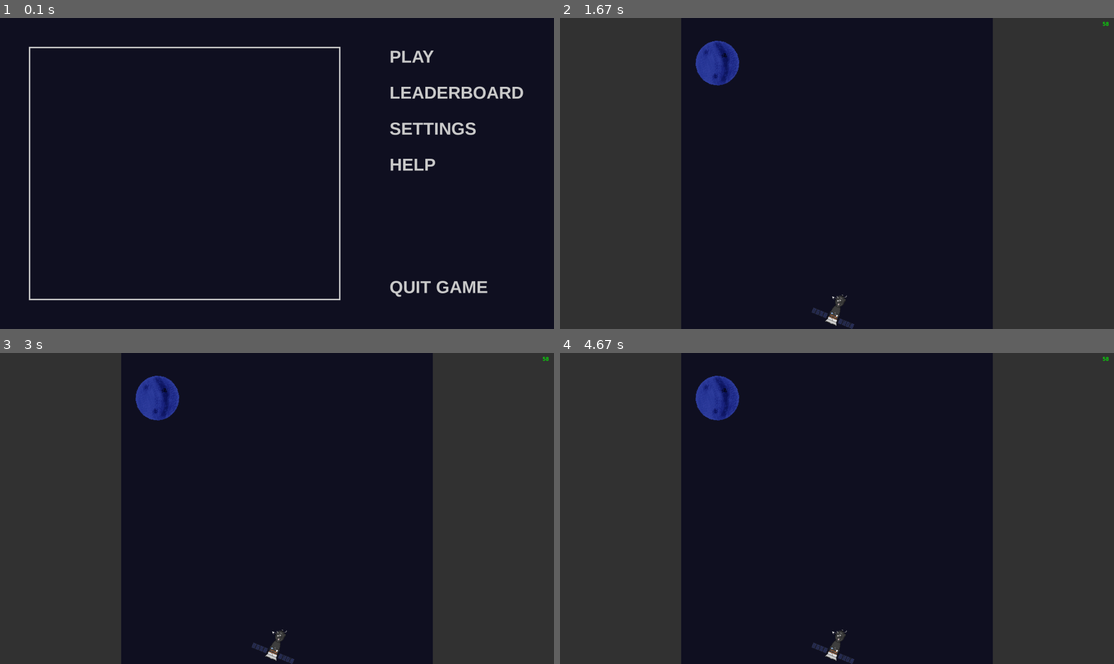
Above: before the commit, frames 1-4 (two rows, left to right).
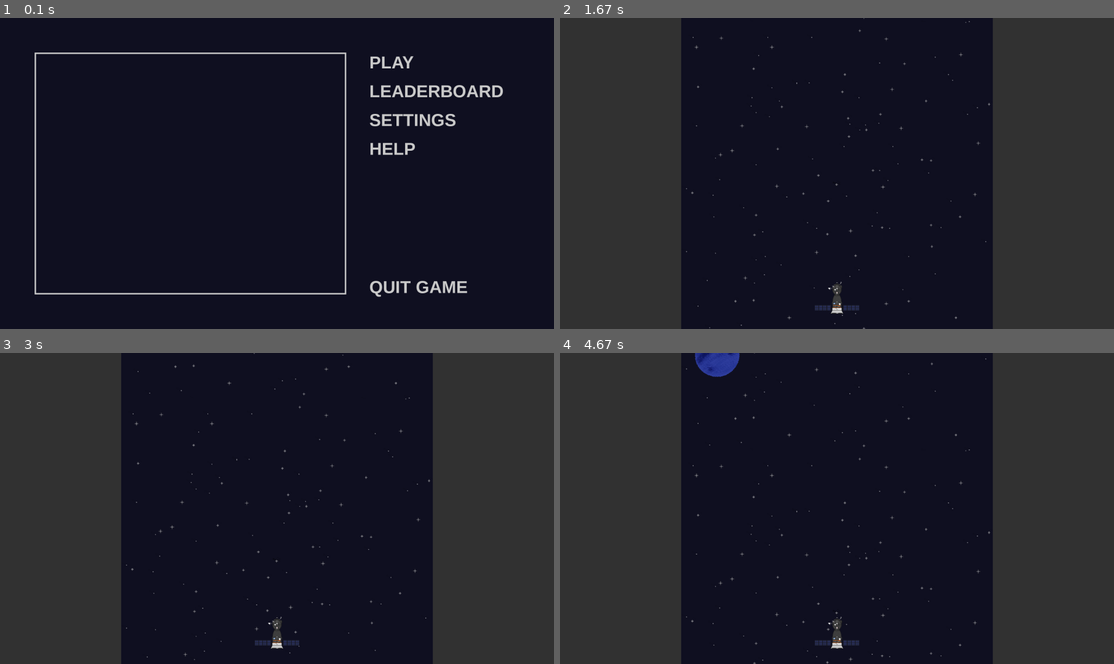
Above: after the commit, the same moments.

Repository: alryks/PyGameYalProject
Game: pygame game, started from main.py
Two runs of this game, one before a commit and one after it. Both use one fixed random seed, a clock stepped at 60 frames per second and the inputs below.
Inputs (mouse positions are in pixels of both pictures, inside the frame that each line leads up to):
- Up to frame 1 (0.1 s): no input
- Up to frame 2 (1.67 s): click "PLAY" at 0.38 s; hold S 0.67-1.13 s; hold Right 0.67-1.13 s; move the mouse to (665, 126) at 0.7 s; press the mouse at (792, 173) at 1.2 s; move the mouse to (837, 207) at 1.3 s; release the mouse at (875, 238) at 1.43 s; press the mouse at (953, 61) at 1.53 s; move the mouse to (925, 105) at 1.63 s
- Up to frame 3 (3 s): release the mouse at (343, 486) at 1.77 s; press the mouse at (409, 455) at 1.87 s; move the mouse to (254, 424) at 1.97 s; release the mouse at (94, 393) at 2.1 s; press the mouse at (409, 455) at 2.2 s; move the mouse to (304, 424) at 2.3 s; release the mouse at (199, 393) at 2.43 s; press the mouse at (437, 427) at 2.53 s; move the mouse to (387, 421) at 2.63 s; release the mouse at (337, 418) at 2.77 s; press the mouse at (415, 620) at 2.87 s; move the mouse to (249, 524) at 2.97 s
- Up to frame 4 (4.67 s): release the mouse at (643, 424) at 3.1 s; press the mouse at (975, 620) at 3.2 s; move the mouse to (831, 573) at 3.3 s; release the mouse at (681, 530) at 3.43 s; press the mouse at (975, 620) at 3.53 s; move the mouse to (947, 552) at 3.63 s; release the mouse at (914, 483) at 3.77 s; press the mouse at (953, 483) at 3.87 s; move the mouse to (897, 545) at 3.97 s; release the mouse at (842, 611) at 4.1 s; press the mouse at (953, 483) at 4.2 s; move the mouse to (842, 443) at 4.3 s; release the mouse at (731, 399) at 4.43 s; press the mouse at (975, 620) at 4.53 s; move the mouse to (997, 561) at 4.63 s

The runs differ from the first frame. In frame 1, 5.2% of the frame differs, in the area x 5-95%, y 9-91%; in frame 2, 1.5%; in frame 3, 1.5%; in frame 4, 1.9%.

Commit message:
Rebased all the functions and classes to main.py. Added random generation of the obstacles. Added end screen. Some other less significant changes...

Diff:
--- a/main.py
+++ b/main.py
@@ -9,9 +9,6 @@
 
 import random
 import math
-
-import start_screen
-
 
 '''
 CONSTANTS
@@ -32,7 +29,7 @@
     if not os.path.isfile(fullname):
         print(f"Файл с изображением '{fullname}' не найден")
         sys.exit()
-    image = pygame.image.load(fullname)
+    image = pygame.image.load(fullname).convert_alpha()
     return image
 
 
@@ -71,18 +68,51 @@
     img.close()
 
 
-# FPS counter
+'''
+FPS counter
+'''
 
 
 def update_fps():
-    fps = str(1000 // tick)
+    fpss = str(int(clock.get_fps()))
     font = pygame.font.SysFont("Verdana", 18)
-    fps_text = font.render(fps, 1, pygame.Color("green"))
+    fps_text = font.render(fpss, True, pygame.Color("green"))
     return fps_text
 
 
+'''
+Loading preferences
+'''
+
+
+def load_prefs():
+    global size
+    global fps
+    global width
+    global height
+    with open("preferences.txt") as prefs:
+        size = width, height = tuple(int(num) for num in
+                                prefs.readline().split(", "))
+        fps = int(prefs.readline())
+
+
+'''
+Terminate
+'''
+
+
+def terminate():
+    pygame.quit()
+    sys.exit()
+
+
+'''
+Classes for game
+'''
+
+
 class Obstacle(pygame.sprite.Sprite):
-    def __init__(self, x, y):
+    def __init__(self, speed):
         super().__init__(all_sprites)
         self.add(obstacles)
 
@@ -101,11 +131,11 @@
 
         self.rect.x = random.randint(
             int(width / 16 * 3.5), width - int(width / 16 * 3.5) - self.width)
-        self.rect.y = y
+        self.rect.y = -height // 4
 
         self.x = self.rect.x
-        self.y = y
-        self.speed = height / 10
+        self.y = self.rect.y
+        self.speed = speed
 
         self.w = 2
         self.angle = 0
@@ -113,9 +143,10 @@
         self.d = 0
 
     def update(self, *args):
+        self.speed = args[2]
         self.angle += self.w * spaceship.go
 
-        self.y += self.speed * tick / 1000 * spaceship.go
+        self.y += self.speed / fps * spaceship.go
         self.rect.y = int(self.y)
 
         self.image = pygame.transform.rotate(self.sprite_img, self.angle)
@@ -126,6 +157,10 @@
 
         if pygame.sprite.collide_mask(self, spaceship):
             spaceship.go = False
+        if self.rect.y > height:
+            self.kill()
+
+        return 1
 
 
 class Border(pygame.sprite.Sprite):
@@ -172,8 +207,8 @@
         self.angle += self.w / 50 * self.go
         angle_rad = self.angle / 360 * 2 * pi * self.go
 
-        self.v = [self.v[0] - self.a * tick / 1000 * math.sin(angle_rad),
-                  self.v[1] - self.a * tick / 1000 * math.cos(angle_rad)]
+        self.v = [self.v[0] - self.a / fps * math.sin(angle_rad),
+                  self.v[1] - self.a / fps * math.cos(angle_rad)]
         self.x += self.v[0] * self.go
         self.y += self.v[1] * self.go
 
@@ -183,17 +218,17 @@
         self.rect.x = int(self.x) - self.d
         self.rect.y = int(self.y) - self.d
 
-    def changes(self, type):
-        if type == pygame.KEYDOWN and self.go:
+    def changes(self, event):
+        if event.type == pygame.KEYDOWN and self.go:
             if event.key in [pygame.K_LEFT, pygame.K_a]:
-                self.aw = 1 * tick / 1000 * 150 / (2 * pi) * 360
+                self.aw = 1 / fps * 150 / (2 * pi) * 360
             elif event.key in [pygame.K_RIGHT, pygame.K_d]:
-                self.aw = -1 * tick / 1000 * 150 / (2 * pi) * 360
+                self.aw = -1 / fps * 150 / (2 * pi) * 360
             elif event.key in [pygame.K_DOWN, pygame.K_s]:
-                self.a = -height * tick / 1000 / 3
+                self.a = -height / fps / 3
             elif event.key in [pygame.K_UP, pygame.K_w]:
-                self.a = height * tick / 1000 / 3
-        if type == pygame.KEYUP and self.go:
+                self.a = height / fps / 3
+        if event.type == pygame.KEYUP and self.go:
             if event.key in [pygame.K_LEFT, pygame.K_RIGHT,
                              pygame.K_a, pygame.K_d]:
                 self.aw = 0
@@ -202,58 +237,198 @@
                 self.a = 0
 
 
-if __name__ == "__main__":
-    pygame.init()
-    pygame.display.set_caption('not enough SPACE')
-    size = pygame.display.get_desktop_sizes()[0]
-    # size = width, height = size[0] // 2, size[1] // 2
-    with open("preferences.txt") as prefs:
-        size = width, height = [int(num) for num in prefs.readline().split(", ")]
-    flags = DOUBLEBUF
-    screen = pygame.display.set_mode(size, flags)
-    screen.set_alpha(None)
-
-    ''
-    start_screen.width = width
-    start_screen.height = height
-    start_screen.rsz = height / 1080
-    where_to_go = start_screen.start_screen()
-
-    all_sprites = pygame.sprite.Group()
-
-    borders = pygame.sprite.Group()
+'''
+Classes for menu
+'''
+
+
+class Button(pygame.sprite.Sprite):
+    def __init__(self, text, pos):
+        super().__init__(btns)
+        self.font = pygame.font.SysFont("Trebuchet MS", int(60 * height / 1080), True)
+        self.color = '#CCCCCC'
+        self.text = text
+        self.pos = self.x, self.y = pos
+        self.string_rendered = self.font.render(self.text, True, self.color)
+        self.rect = self.string_rendered.get_rect()
+        self.rect.x = self.x
+        self.rect.y = self.y
+        self.is_focused = False
+
+    def update(self, *args):
+        self.rect.y = self.y
+        pos, clicked = args[0], args[1]
+        self.is_focused = self.rect.x <= pos[0] <= self.rect.x + self.rect.w and self.rect.y <= pos[1] <= self.rect.y + self.rect.h
+        if self.is_focused:
+            self.color = '#AAAAAA'
+            self.rect.y += 2
+        else:
+            self.color = '#CCCCCC'
+        if self.is_focused and clicked:
+            raise ScreenChange(self.text)
+        self.string_rendered = self.font.render(self.text, True, self.color)
+        screen.blit(self.string_rendered, self.rect)
+
+
+class ScreenChange(Exception):
+    def __init__(self, screen):
+        self.screen = screen
+
+
+'''
+Parts of the game
+'''
+
+
+def start_screen():
+    b_play = Button('PLAY', (int(height / 1080 * 1280), int(height / 1080 * 120)))
+    b_leaderboard = Button('LEADERBOARD', (int(height / 1080 * 1280), int(height / 1080 * 220)))
+    b_settings = Button('SETTINGS', (int(height / 1080 * 1280), int(height / 1080 * 320)))
+    b_help = Button('HELP', (int(height / 1080 * 1280), int(height / 1080 * 420)))
+    b_quit = Button('QUIT GAME', (int(height / 1080 * 1280), height - int(height / 1080 * 180)))
+
+    running = True
+
+    pos = (0, 0)
+
+    while running:
+        clicked = False
+
+        for event in pygame.event.get():
+            if event.type == pygame.QUIT:
+                terminate()
+            elif event.type == pygame.MOUSEMOTION:
+                pos = event.pos
+            elif event.type == pygame.MOUSEBUTTONDOWN:
+                clicked = True
+
+        screen.fill("#111122")
+        try:
+            all_sprites.update(pos, clicked)
+            btns.update(pos, clicked)
+        except ScreenChange as e:
+            return e.screen
+        pygame.draw.rect(screen, "#CCCCCC", (int(height / 1080 * 120), int(height / 1080 * 120), int(height / 1080 * 1080), height - 2 * int(height / 1080 * 120)), 5)
+
+        pygame.display.flip()
+        clock.tick(fps)
+
+
+def game_screen():
     Border(0, 0, int(width / 16 * 3.5), height)
     Border(width - int(width / 16 * 3.5), 0, width, height)
     Border(0, -height, width, 0)
     Border(0, height, width, 2 * height)
 
-    spaceship = Spaceship()
-
-    obstacles = pygame.sprite.Group()
-    Obstacle(0, 0)
-
-    ''
+    a = height / fps / 3
+    speed = height / 10
+
+    time = 0
+    difficulty = 1.5
+    counter = 0
+
+    pos = (0, 0)
+
+    bg_y = 0
+
+    flag = False
+
+    screen2 = pygame.Surface((width, height))
+    screen2.set_alpha(120)
+    screen2.fill((0, 0, 0))
 
     running = True
-    clock = pygame.time.Clock()
-    fps = 60
 
     while running:
-        tick = clock.tick(fps)
+        clicked = False
+
         screen.fill('#111122')
+
+        bg_y += height / 10 / fps
+
+        if bg_y > height:
+            bg_y = 0
+
+        main_bg_rect.y = int(bg_y)
+        screen.blit(main_bg, main_bg_rect)
+
+        main_bg_rect.y = int(bg_y) - height
+        screen.blit(main_bg, main_bg_rect)
 
         events = pygame.event.get()
         for event in events:
             if event.type == pygame.QUIT:
-                running = False
-            spaceship.changes(event.type)
-
+                delete_temp()
+                terminate()
+            elif event.type == pygame.MOUSEMOTION:
+                pos = event.pos
+            elif event.type == pygame.MOUSEBUTTONDOWN:
+                clicked = True
+            spaceship.changes(event)
+
+        speed += a / fps
+        time += 1 / fps
+
+        if time > difficulty:
+            for i in range(int(time // difficulty)):
+                Obstacle(speed)
+            counter += int(time // difficulty)
+            time = 0
+
+        all_sprites.update(pos, clicked, speed)
         all_sprites.draw(screen)
-        all_sprites.update()
-        screen.blit(update_fps(), (width - 40, 10))
+        if spaceship.go == False:
+            if not flag:
+                Button('BACK', (int(height / 1080 * 720), int(height / 1080 * 510)))
+                Button('RESTART', (int(height / 1080 * 960), int(height / 1080 * 510)))
+            screen.blit(screen2, screen2.get_rect())
+
+        try:
+            btns.update(pos, clicked)
+        except ScreenChange as e:
+            return e.screen
+
+        # screen.blit(update_fps(), (width - 40, 10))
 
         pygame.display.flip()
-
-    pygame.quit()
-
-delete_temp()
+        clock.tick(fps)
+
+    delete_temp()
+
+
+if __name__ == "__main__":
+    pygame.init()
+    pygame.display.set_caption('not enough SPACE')
+    load_prefs()
+    flags = DOUBLEBUF
+    screen = pygame.display.set_mode(size, flags)
+    screen.set_alpha(None)
+
+    ''
+
+    where_to_go = 'START'
+
+    while where_to_go != 'QUIT GAME':
+        load_prefs()
+        flags = DOUBLEBUF
+        screen = pygame.display.set_mode(size, flags)
+        screen.set_alpha(None)
+
+        clock = pygame.time.Clock()
+        all_sprites = pygame.sprite.Group()
+        btns = pygame.sprite.Group()
+
+        if where_to_go == 'START' or where_to_go == 'BACK':
+            where_to_go = start_screen()
+        elif where_to_go == 'PLAY' or where_to_go == 'RESTART':
+            borders = pygame.sprite.Group()
+            obstacles = pygame.sprite.Group()
+            spaceship = Spaceship()
+
+            scale_image("main_bg.png", size=height / 1080)
+            main_bg = load_image(os.path.join("temp", "main_bg.png"))
+            main_bg_rect = main_bg.get_rect()
+            main_bg_rect.x = (width - height) // 2
+            main_bg_rect.y = 0
+
+            where_to_go = game_screen()
